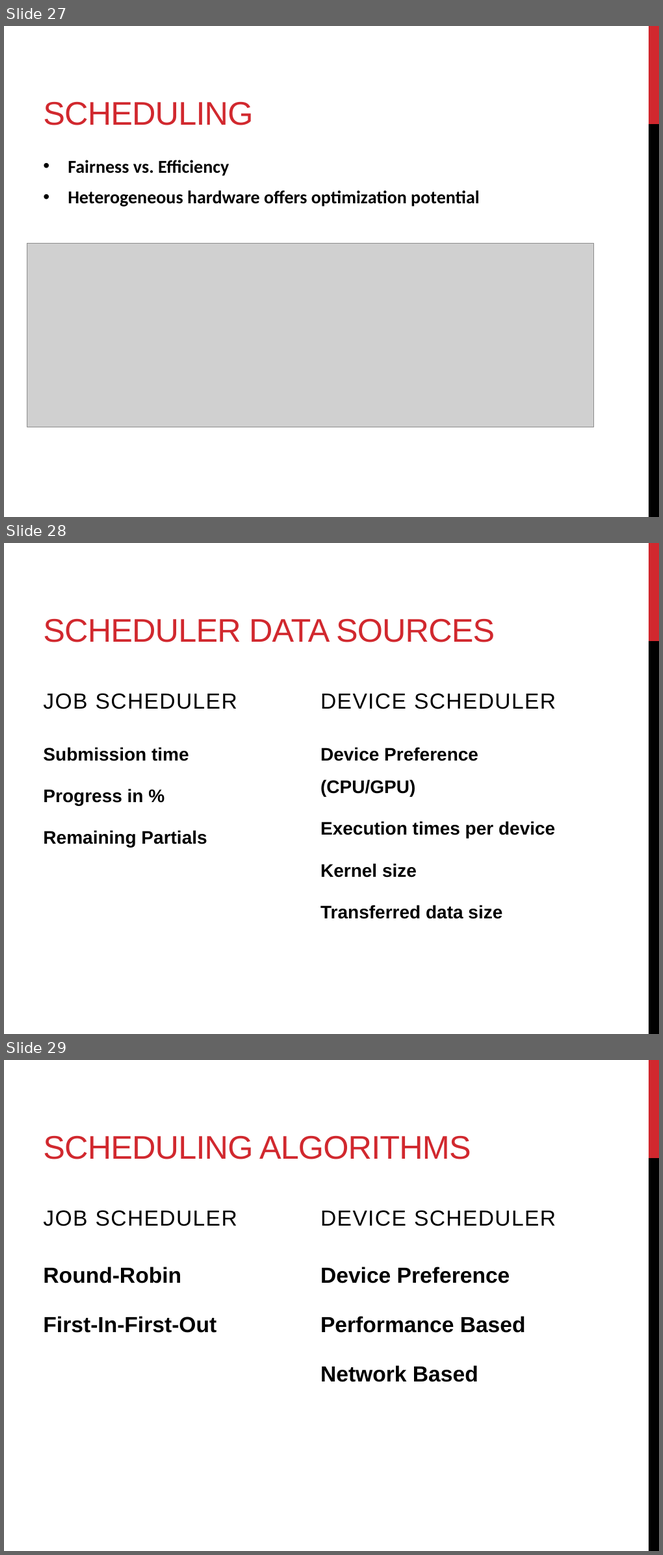
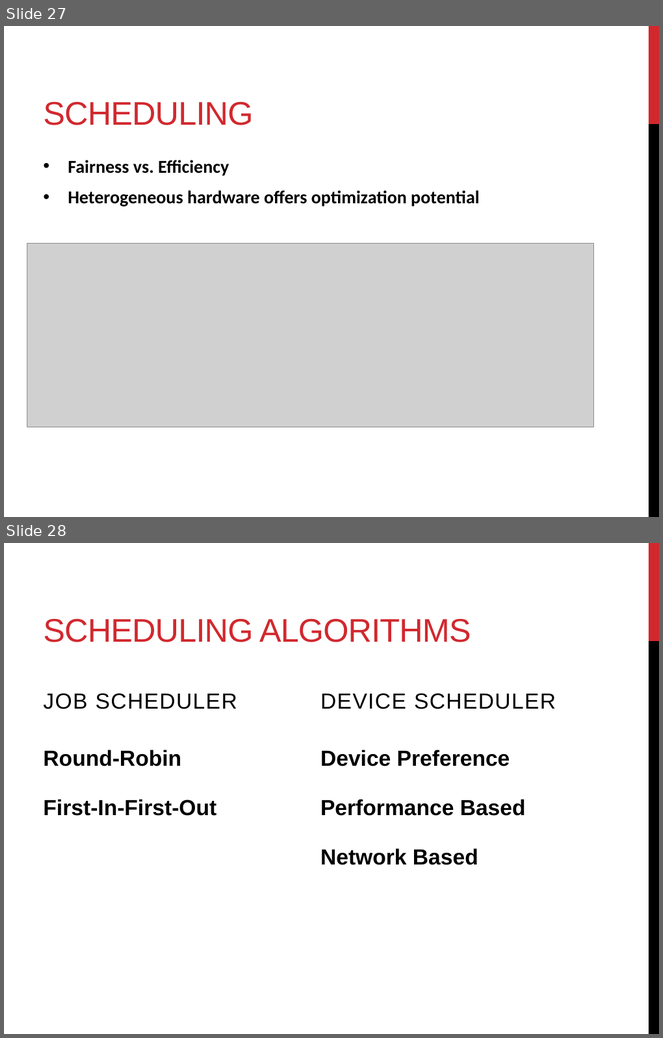
Before and after one commit to florianroesler/thesis_presentation, a slide deck: presentation.pptx. Shown one above the other, each under a label of ours: slides 27, 28 and 29 before the commit, slides 27 and 28 after it. The pictures are 663x1555 and 663x1038 pixels, drawn with LibreOffice and Linux fonts; fonts in the diff are those of the drawing; grey boxes stand for pictures. Boxes give left, top, right and bottom in pixels: in the first picture for what was removed or moved away, otherwise in the second. Text is boxed around its words. In the diff, an @@ line names an element or a change of style, - is before the commit and + after.

```diff
--- a/presentation.pptx
+++ b/presentation.pptx
@@ slide 28 removed at (x1=4, y1=543, x2=659, y2=1034), background #FFFFFF; not listed: 2 template elements that a slide beside it also shows @@
@@ title removed at (x1=43, y1=619, x2=495, y2=642) @@
-SCHEDULER DATA SOURCES
@@ text removed at (x1=43, y1=693, x2=237, y2=709) @@
-JOB SCHEDULER
@@ text removed at (x1=321, y1=693, x2=556, y2=709) @@
-DEVICE SCHEDULER
@@ text removed at (x1=43, y1=747, x2=207, y2=847) @@
-Submission time
-Progress in %
-Remaining Partials
@@ text removed at (x1=321, y1=747, x2=555, y2=919) @@
-Device Preference (CPU/GPU)
-Execution times per device
-Kernel size
-Transferred data size
@@ what was slide 29 is now slide 28 @@
```
Also in this commit, not shown: 5 slides changed, 1 slide added, 3 other files.
